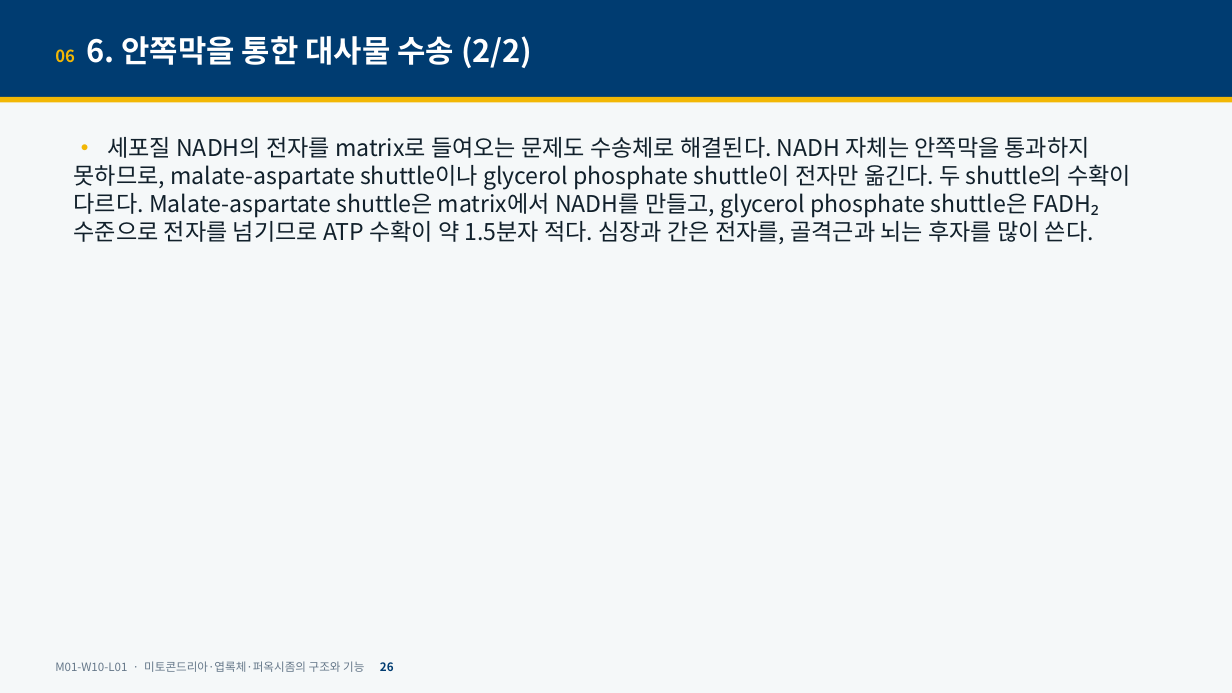
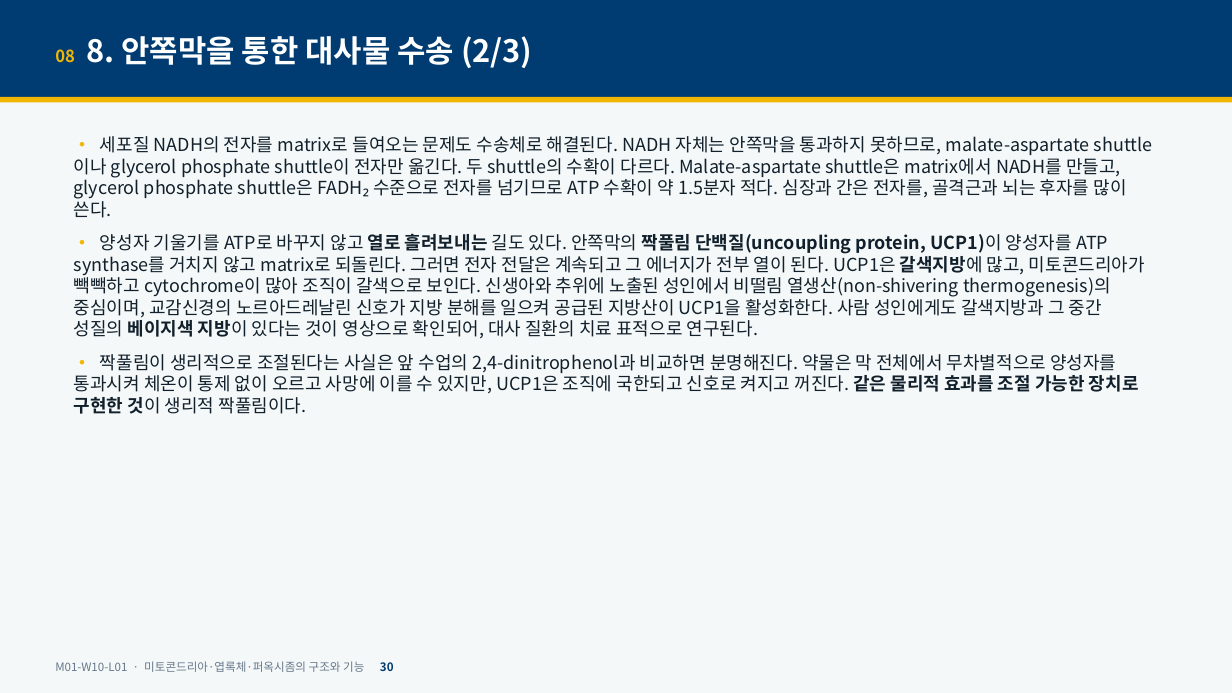
Before and after one commit to hoperiasd2/hoperiasd2.github.io, a slide deck: slide 30 of curriculum/M01/W10/L01/slides.pptx (slide 26 before the commit). Drawn at 1232x693 pixels with LibreOffice and Linux fonts; fonts in the diff are those of the drawing. Boxes give left, top, right and bottom in pixels: in the first picture for what was removed or moved away, otherwise in the second. Text is boxed around its words. In the diff, an @@ line names an element or a change of style, - is before the commit and + after.

```diff
--- a/curriculum/M01/W10/L01/slides.pptx
+++ b/curriculum/M01/W10/L01/slides.pptx
@@ text at (55, 36, 533, 68): text changed @@
-06 6. 안쪽막을 통한 대사물 수송 (2/2)
+08 8. 안쪽막을 통한 대사물 수송 (2/3)
@@ text at (74, 136, 1127, 218): size 18 to 14 pt in "• 세포질 NADH의 전자를 matrix로 들여오는 문제도 ..." @@
@@ text at (74, 233, 1145, 414): paragraphs added @@
+• 양성자 기울기를 ATP로 바꾸지 않고 열로 흘려보내는 길도 있다. 안쪽막의 짝풀림 단백질(uncoupling protein, UCP1)이 양성자를 ATP synthase를 거치지 않고 matrix로 되돌린다. 그러면 전자 전달은 계속되고 그 에너지가 전부 열이 된다. UCP1은 갈색지방에 많고, 미토콘드리아가 빽빽하고 cytochrome이 많아 조직이 갈색으로 보인다. 신생아와 추위에 노출된 성인에서 비떨림 열생산(non-shivering thermogenesis)의 중심이며, 교감신경의 노르아드레날린 신호가 지방 분해를 일으켜 공급된 지방산이 UCP1을 활성화한다. 사람 성인에게도 갈색지방과 그 중간 성질의 베이지색 지방이 있다는 것이 영상으로 확인되어, 대사 질환의 치료 표적으로 연구된다.
+• 짝풀림이 생리적으로 조절된다는 사실은 앞 수업의 2,4-dinitrophenol과 비교하면 분명해진다. 약물은 막 전체에서 무차별적으로 양성자를 통과시켜 체온이 통제 없이 오르고 사망에 이를 수 있지만, UCP1은 조직에 국한되고 신호로 켜지고 꺼진다. 같은 물리적 효과를 조절 가능한 장치로 구현한 것이 생리적 짝풀림이다.
@@ text at (55, 661, 394, 672): text changed @@
-M01-W10-L01 · 미토콘드리아·엽록체·퍼옥시좀의 구조와 기능 26
+M01-W10-L01 · 미토콘드리아·엽록체·퍼옥시좀의 구조와 기능 30
```
Also in this commit, not shown: 36 other slides changed, 14 slides added, 5 other files.
